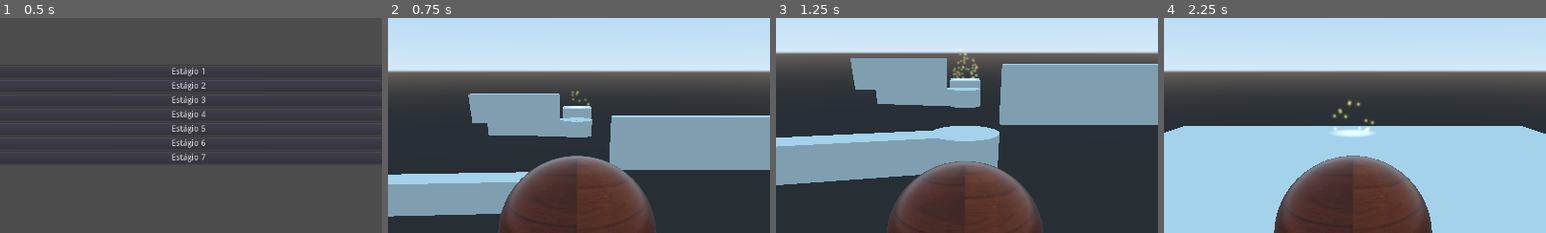
Above: before the commit, frames 1-4 (left to right).
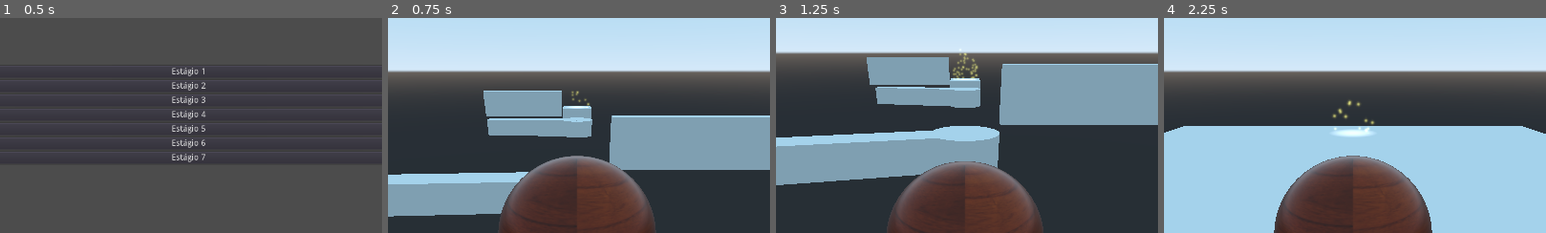
Above: after the commit, the same moments.

Repository: Brawmario/super-poli-ball
Game: Godot game, scene res://Main.tscn
Two runs of this game, one before a commit and one after it. Both use one fixed random seed, a clock stepped at 60 frames per second and the inputs below.
Inputs:
- Up to frame 1 (0.5 s): no input
- Up to frame 2 (0.75 s): click "Estágio 6" at 0.5 s
- Up to frame 3 (1.25 s): no input
- Up to frame 4 (2.25 s): tap Enter at 1.25 s; hold Right (ui_right) 1.28-2 s; tap R at 1.35 s; click "Estágio 1" at 2 s
The pictures show only the part of the screen within x 25-75%, y 0-50%; the shares and areas given below are measured in that part.

Frame 1 is identical in both runs. In frame 2, 1.3% of the frame differs, in the area x 21-46%, y 33-49%; in frame 3, 1.1%; in frame 4, nothing differs.

Commit message:
Fixes

Diff:
--- a/Stages/Stage6/Stage6.tscn
+++ b/Stages/Stage6/Stage6.tscn
@@ -11,18 +11,17 @@
 [sub_resource type="CubeMesh" id=3]
 size = Vector3( 2, 2, 12 )
 
-[sub_resource type="ConvexPolygonShape" id=10]
+[sub_resource type="ConvexPolygonShape" id=4]
 points = PoolVector3Array( -1, 1, 6, 1, 1, -6, 1, 1, 6, -1, 1, -6, -1, -1, 6, 1, -1, -6, 1, -1, 6, -1, -1, -6, 1, 1, 6, -1, 1, -6, 1, 1, -6, -1, 1, 6, 1, -1, 6, -1, -1, -6, 1, -1, -6, -1, -1, 6, 1, 1, 6, -1, -1, 6, -1, 1, 6, 1, -1, 6, 1, 1, -6, -1, -1, -6, -1, 1, -6, 1, -1, -6 )
 
-[sub_resource type="CylinderMesh" id=7]
+[sub_resource type="CylinderMesh" id=5]
 top_radius = 2.0
 bottom_radius = 2.0
 
-[sub_resource type="ConvexPolygonShape" id=8]
+[sub_resource type="ConvexPolygonShape" id=6]
 points = PoolVector3Array( 0, 1, 2, 0.196034, 1, 1.99037, 0.390181, 1, 1.96157, 0.580569, 1, 1.91388, 0.765367, 1, 1.84 …(12299 unchanged characters)…
 
-[sub_resource type="Animation" id=5]
-resource_name = "Rotation"
+[sub_resource type="Animation" id=7]
 length = 20.0
 loop = true
 tracks/0/type = "value"
@@ -102,20 +101,21 @@
 [node name="KinematicBody" type="KinematicBody" parent="Platform1/MeshInstance" index="0"]
 
 [node name="CollisionShape" type="CollisionShape" parent="Platform1/MeshInstance/KinematicBody" index="0"]
-shape = SubResource( 10 )
+shape = SubResource( 4 )
 
 [node name="MeshInstance2" type="MeshInstance" parent="Platform1" index="1"]
-mesh = SubResource( 7 )
+mesh = SubResource( 5 )
 material/0 = null
 
 [node name="KinematicBody" type="KinematicBody" parent="Platform1/MeshInstance2" index="0"]
 
 [node name="CollisionShape" type="CollisionShape" parent="Platform1/MeshInstance2/KinematicBody" index="0"]
-shape = SubResource( 8 )
+shape = SubResource( 6 )
 
 [node name="AnimationPlayer" type="AnimationPlayer" parent="Platform1" index="2"]
 autoplay = "Rotation"
-anims/Rotation = SubResource( 5 )
+playback_process_mode = 0
+anims/Rotation = SubResource( 7 )
 
 [node name="Platform2" type="Position3D" parent="." index="6"]
 transform = Transform( -1, 0, -8.74228e-08, 0, 1, 0, 8.74228e-08, 0, -1, 0, 0, -40 )
@@ -128,37 +128,38 @@
 [node name="KinematicBody" type="KinematicBody" parent="Platform2/MeshInstance" index="0"]
 
 [node name="CollisionShape" type="CollisionShape" parent="Platform2/MeshInstance/KinematicBody" index="0"]
-shape = SubResource( 10 )
+shape = SubResource( 4 )
 
 [node name="MeshInstance2" type="MeshInstance" parent="Platform2" index="1"]
-mesh = SubResource( 7 )
+mesh = SubResource( 5 )
 material/0 = null
 
 [node name="KinematicBody" type="KinematicBody" parent="Platform2/MeshInstance2" index="0"]
 
 [node name="CollisionShape" type="CollisionShape" parent="Platform2/MeshInstance2/KinematicBody" index="0"]
-shape = SubResource( 8 )
+shape = SubResource( 6 )
 
 [node name="AnimationPlayer" type="AnimationPlayer" parent="Platform2" index="2"]
 autoplay = "Rotation"
-anims/Rotation = SubResource( 14 )
+playback_process_mode = 0
+anims/Rotation = SubResource( 8 )
 
 [node name="Barrier1" type="MeshInstance" parent="." index="7"]
 transform = Transform( 1, 0, 0, 0, 1, 0, 0, 0, 1, 7, 3, -15 )
-mesh = SubResource( 12 )
+mesh = SubResource( 9 )
 material/0 = null
 
 [node name="StaticBody" type="StaticBody" parent="Barrier1" index="0"]
 
 [node name="CollisionShape" type="CollisionShape" parent="Barrier1/StaticBody" index="0"]
-shape = SubResource( 13 )
+shape = SubResource( 10 )
 
 [node name="Barrier2" type="MeshInstance" parent="." index="8"]
-transform = Transform( 1, 0, 0, 0, 1, 0, 0, 0, 1, -7, 3, -34 )
-mesh = SubResource( 12 )
+transform = Transform( 1, 0, 0, 0, 1, 0, 0, 0, 1, -7, 3, -40 )
+mesh = SubResource( 9 )
 material/0 = null
 
 [node name="StaticBody" type="StaticBody" parent="Barrier2" index="0"]
 
 [node name="CollisionShape" type="CollisionShape" parent="Barrier2/StaticBody" index="0"]
-shape = SubResource( 13 )
+shape = SubResource( 10 )
Not shown: 2 places in Stages/Stage6/Stage6.tscn that only renumber resources
